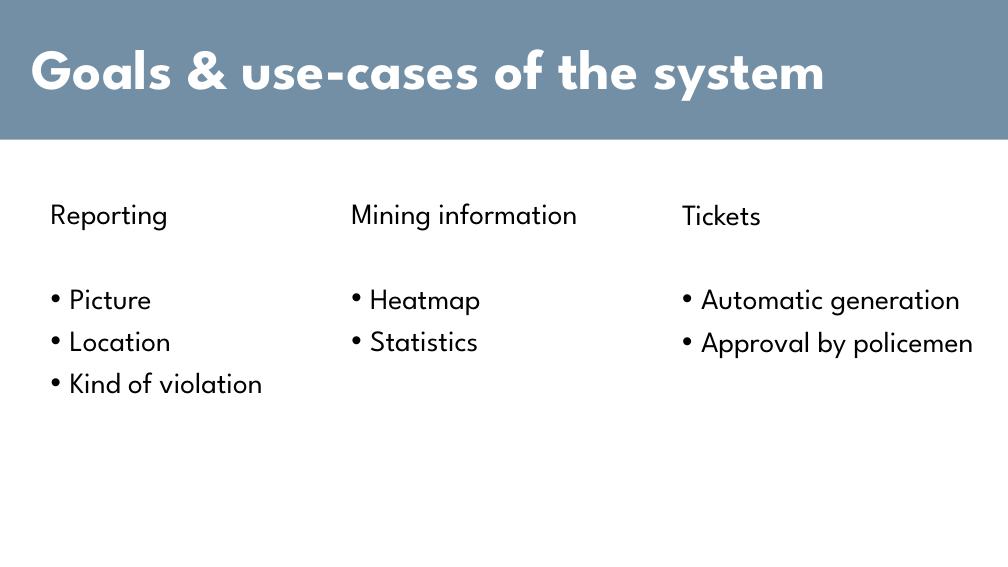
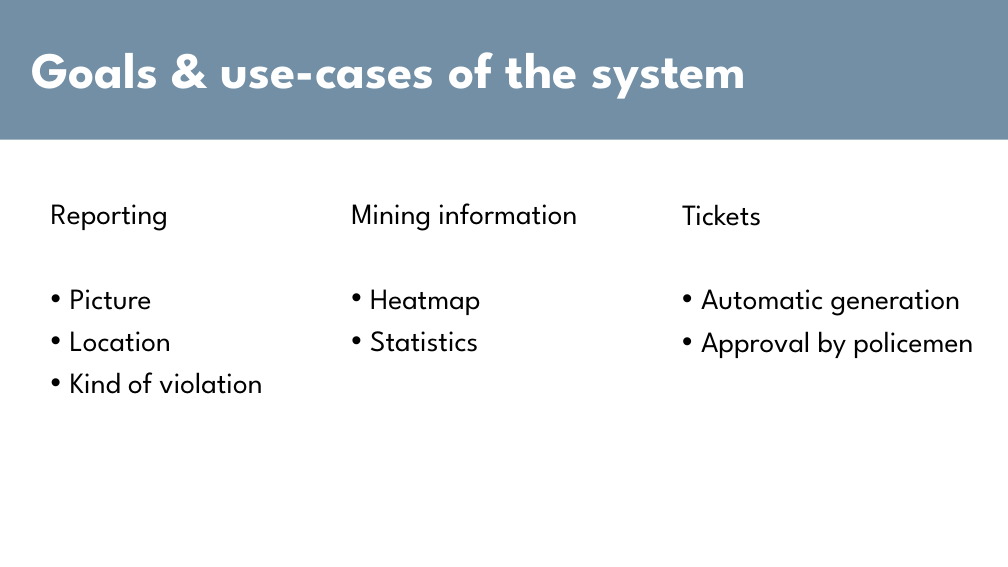
Before and after one commit to TiberioG/SoftwareEngineering2Polimi, a slide deck: slide 3 of Presentation1.pptx. Drawn at 1008x567 pixels with LibreOffice and Linux fonts; fonts in the diff are those of the drawing. Boxes give left, top, right and bottom in pixels: in the first picture for what was removed or moved away, otherwise in the second. Text is boxed around its words. In the diff, an @@ line names an element or a change of style, - is before the commit and + after.

```diff
--- a/Presentation1.pptx
+++ b/Presentation1.pptx
@@ title "Goals & use-cases of the ..." at (x1=31, y1=52, x2=746, y2=99): size 54 to 48.6 pt @@
```
Also in this commit, not shown: 2 other slides changed, 2 other files.
